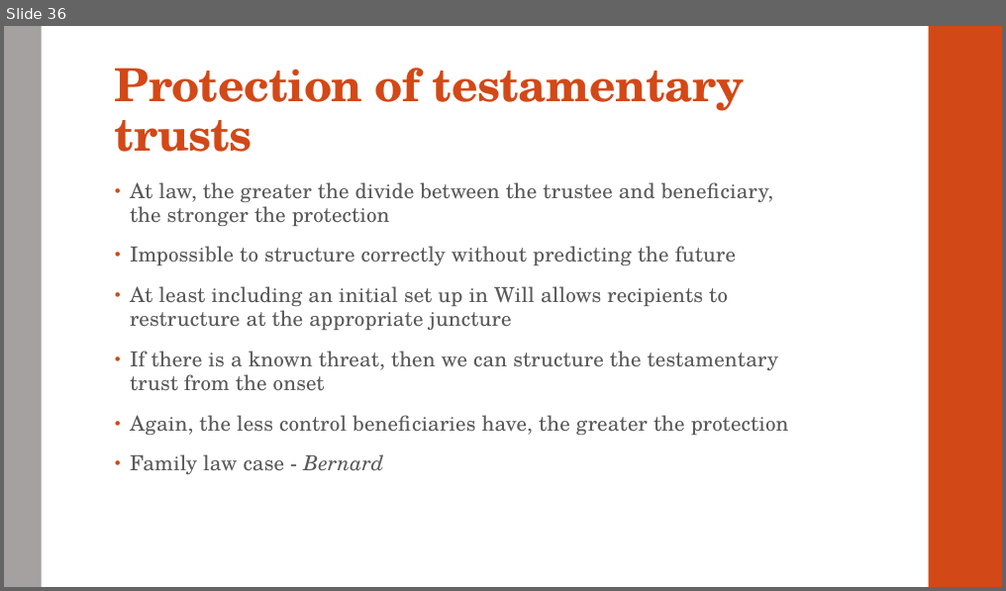
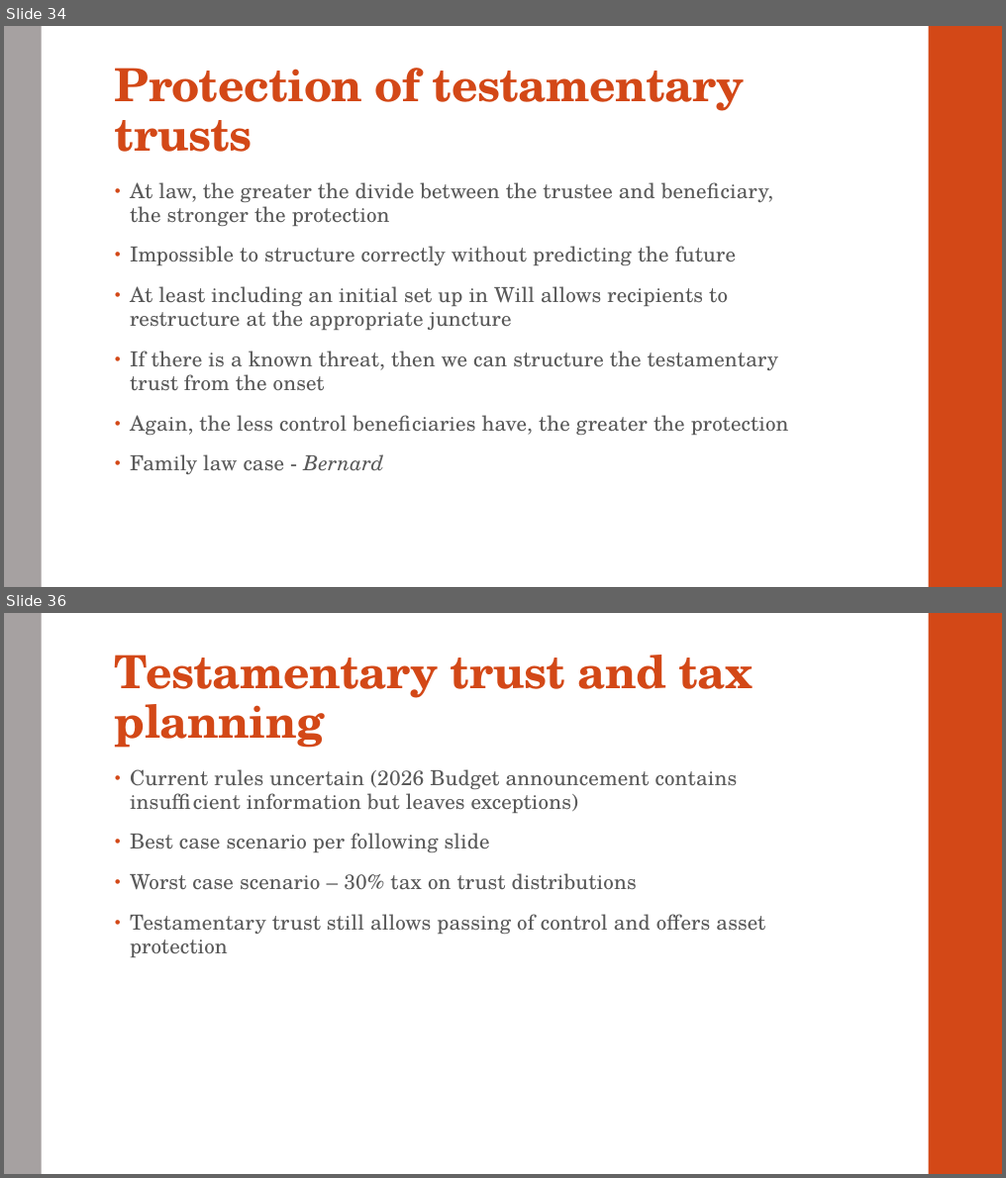
Before and after one commit to dariuschats/dariuschats.github.io, a slide deck: downloadables/other/Estate planning/Estate Planning Meeting Slides.pptx. Shown one above the other, each under a label of ours: slide 36 before the commit, slides 34 and 36 after it; the slides between them are not shown. The pictures are 1006x591 and 1006x1178 pixels, drawn with LibreOffice and Linux fonts; fonts in the diff are those of the drawing. Boxes give left, top, right and bottom in pixels: in the first picture for what was removed or moved away, otherwise in the second. Text is boxed around its words. In the diff, an @@ line names an element or a change of style, - is before the commit and + after.

```diff
--- a/downloadables/other/Estate planning/Estate Planning Meeting Slides.pptx
+++ b/downloadables/other/Estate planning/Estate Planning Meeting Slides.pptx
@@ slide 36 added at [4, 613, 1002, 1174], background #FFFFFF; not listed: 2 template elements that a slide beside it also shows @@
@@ title added at [115, 655, 752, 748], 44 pt, text #D34817, bold @@
+Testamentary trust and tax planning
@@ text added at [130, 769, 765, 958], 20 pt, text #595959 @@
+• Current rules uncertain (2026 Budget announcement contains insufficient information but leaves exceptions)
+• Best case scenario per following slide
+• Worst case scenario – 30% tax on trust distributions
+• Testamentary trust still allows passing of control and offers asset protection
@@ what was slide 36 is now slide 34 @@
```
Also in this commit, not shown: 5 slides changed, 1 slide removed, 2 other files.
